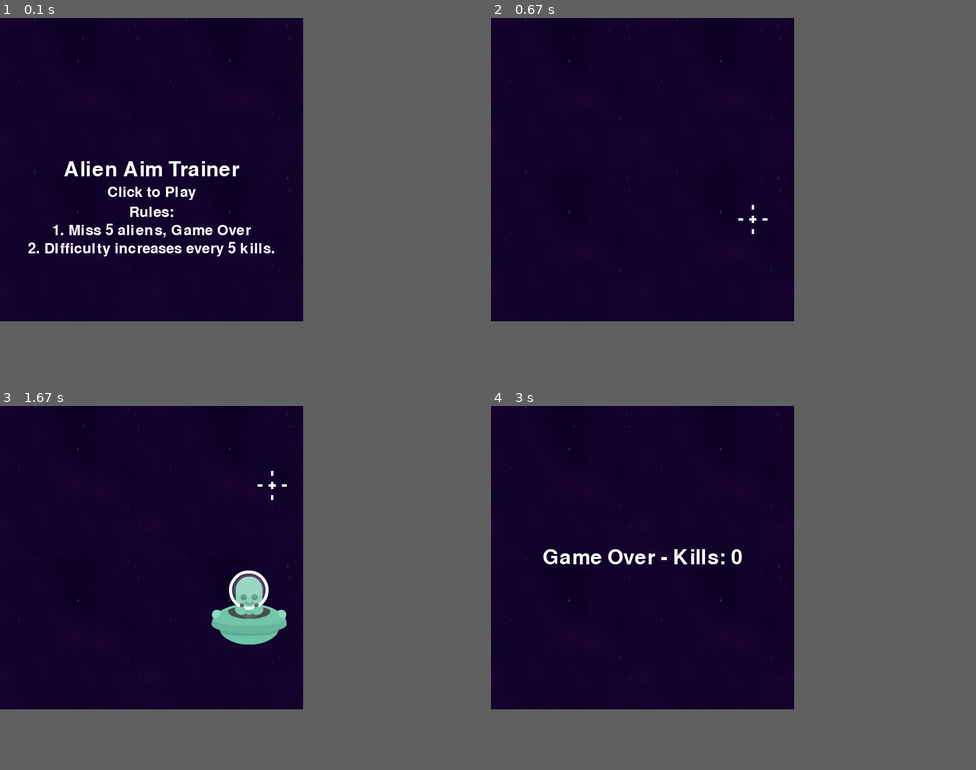
Above: before the commit, frames 1-4 (two rows, left to right).
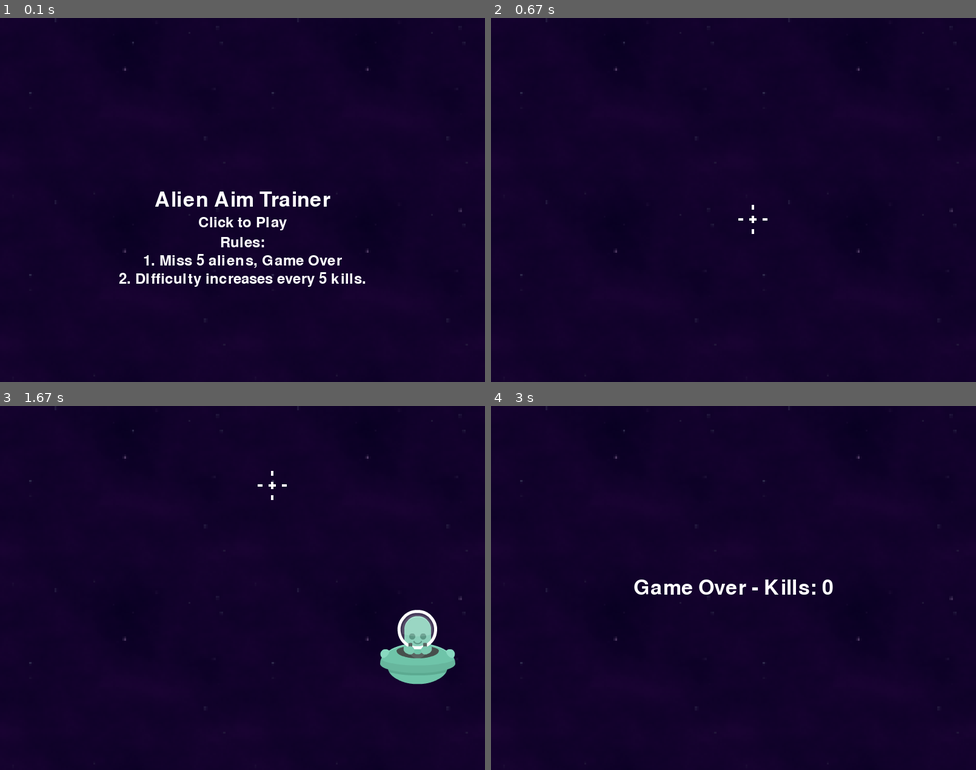
Above: after the commit, the same moments.

Repository: werneroscar/pygames_aim_trainer
Game: pygame game, started from aim_trainer.py
Two runs of this game, one before a commit and one after it. Both use one fixed random seed, a clock stepped at 60 frames per second and the inputs below.
Inputs (mouse positions are in pixels of both pictures, inside the frame that each line leads up to):
- Up to frame 1 (0.1 s): no input
- Up to frame 2 (0.67 s): click (733, 200) at 0.38 s
- Up to frame 3 (1.67 s): click (126, 591) at 0.72 s; click (315, 460) at 1.05 s; click (252, 464) at 1.38 s
- Up to frame 4 (3 s): click (709, 682) at 1.72 s; click (718, 526) at 2.05 s
The window is 500x500 before the commit and 800x600 after it. Grey fills any space a smaller window leaves; there, only what the larger window draws over its background counts as a difference.

The runs differ from the first frame. In frame 1, 4.4% of the frame differs, in the area x 3-96%, y 5-74%; in frame 2, less than 0.1%; in frame 3, 4.0%; in frame 4, 1.4%.

Commit message:
increased window width

Diff:
--- a/aim_trainer.py
+++ b/aim_trainer.py
@@ -6,8 +6,8 @@
 pygame.display.set_caption("Alien Aim Trainer")
 
 # Set up the game window
-window_width = 500
-window_height = 500
+window_width = 800
+window_height = 600
 window = pygame.display.set_mode((window_width, window_height))
 pygame.display.set_caption("Aim Trainer")
 
